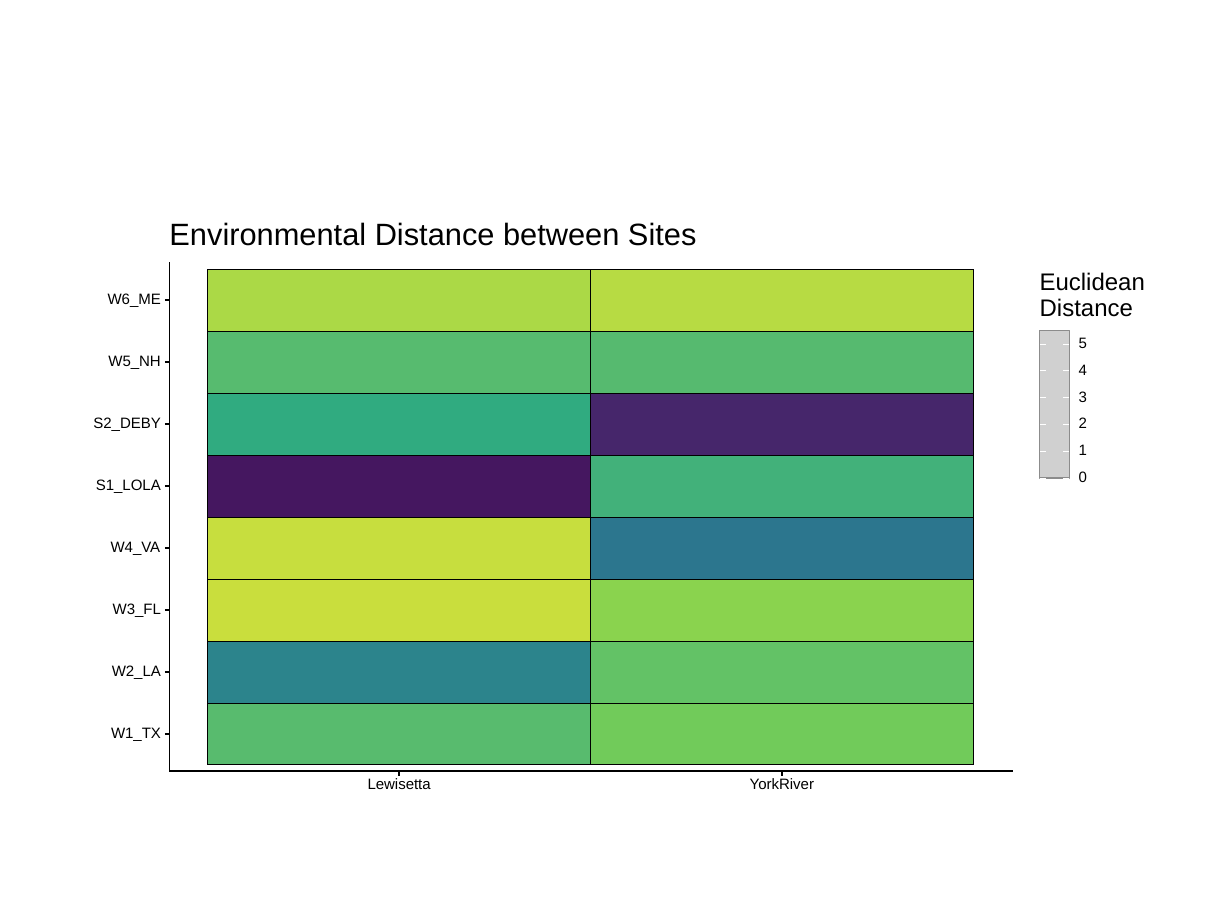
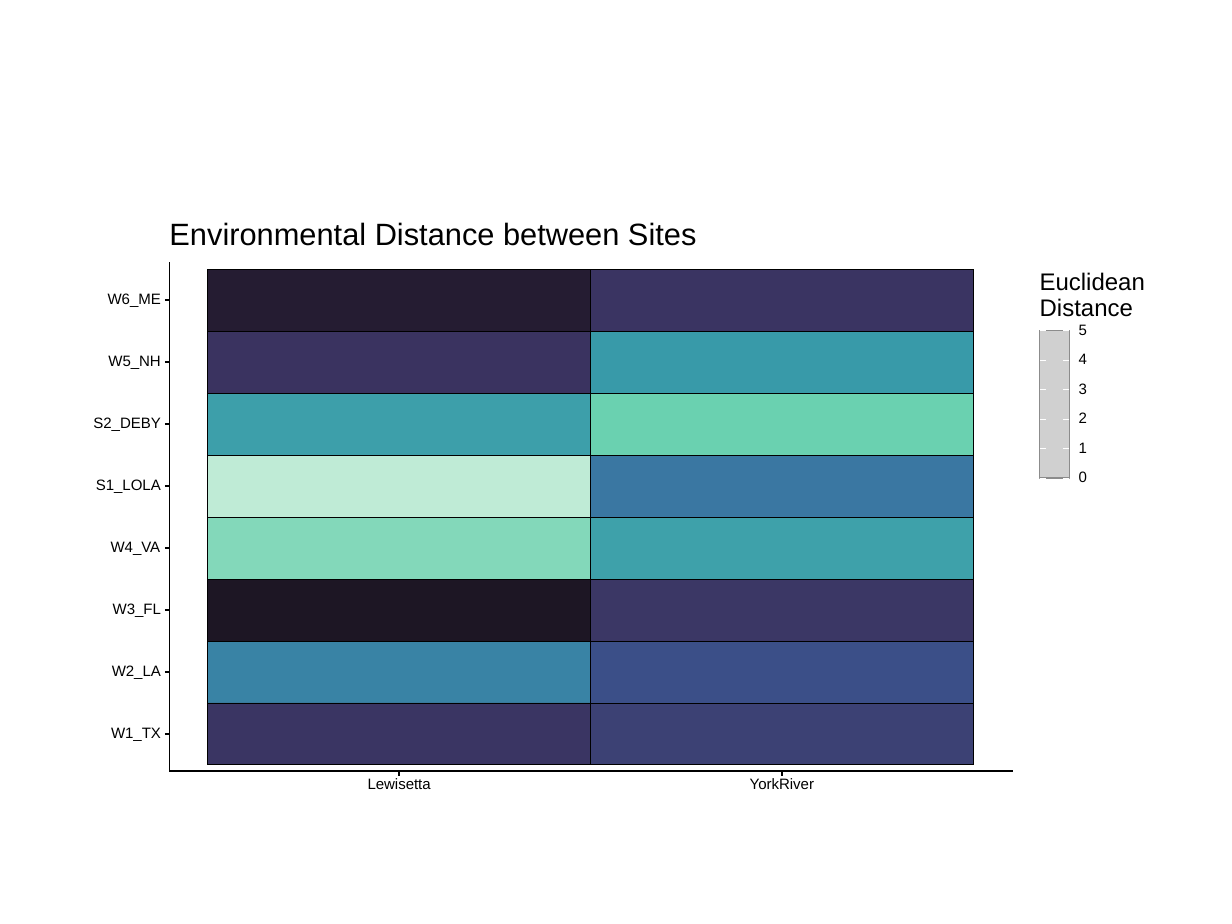
Before and after one commit to ModelValidationProgram/MVP_oyster_GO, a slide deck: slide 2 of results/figures/EnvDist_ExpSitesGardens_edited.pptx. Drawn at 1232x924 pixels with LibreOffice and Linux fonts; fonts in the diff are those of the drawing; grey boxes stand for pictures. Boxes give left, top, right and bottom in pixels: in the first picture for what was removed or moved away, otherwise in the second. Text is boxed around its words. In the diff, an @@ line names an element or a change of style, - is before the commit and + after.

```diff
--- a/results/figures/EnvDist_ExpSitesGardens_edited.pptx
+++ b/results/figures/EnvDist_ExpSitesGardens_edited.pptx
@@ rectangle removed at <box>62,216,1170,825</box> @@
@@ rectangle removed at <box>170,264,1013,771</box> @@
@@ rectangle at <box>208,270,591,331</box>: fill #ABD946 to #251C32 @@
@@ rectangle at <box>590,270,973,331</box>: fill #B7DB43 to #3A3462 @@
@@ rectangle at <box>208,331,591,393</box>: fill #57BB6F to #3A3360 @@
@@ rectangle at <box>590,331,973,393</box>: fill #56BA6F to #389AA9 @@
@@ 2 freeform shapes, 1 text: place and size @@
-2 freeform shapes, 1 text at <box>1040,337,1087,348</box>
+2 freeform shapes, 1 text at <box>1040,324,1087,335</box>
@@ 4 freeform shapes, 2 texts: place and size @@
-4 freeform shapes, 2 texts at <box>1040,364,1087,402</box>
+4 freeform shapes, 2 texts at <box>1040,353,1087,394</box>
@@ rectangle: place and size @@
-rectangle at <box>208,517,591,579</box>
+rectangle at <box>208,393,591,455</box>
@@ rectangle at <box>208,393,591,455</box>: fill #C7DE3E to #3D9FAA @@
@@ rectangle: place and size @@
-rectangle at <box>590,456,973,517</box>
+rectangle at <box>590,393,973,455</box>
@@ rectangle at <box>590,393,973,455</box>: fill #42B17A to #6AD1B0 @@
@@ 2 freeform shapes, 1 text: place and size @@
-2 freeform shapes, 1 text at <box>1040,417,1087,428</box>
+2 freeform shapes, 1 text at <box>1040,412,1087,423</box>
@@ freeform shape at <box>1040,448,1046,448</box>: outline redrawn @@
@@ freeform shape at <box>1063,448,1069,448</box>: outline redrawn @@
@@ rectangle: place and size @@
-rectangle at <box>208,641,591,702</box>
+rectangle at <box>208,456,591,517</box>
@@ rectangle at <box>208,456,591,517</box>: fill #2C848C to #BFEBD6 @@
@@ rectangle: place and size @@
-rectangle at <box>590,703,973,765</box>
+rectangle at <box>590,456,973,517</box>
@@ rectangle at <box>590,456,973,517</box>: fill #71CB5A to #3A77A2 @@
@@ rectangle: place and size @@
-rectangle at <box>208,579,591,641</box>
+rectangle at <box>208,517,591,579</box>
@@ rectangle at <box>208,517,591,579</box>: fill #C9DE3D to #83D8BA @@
@@ 3 rectangles: place and size @@
-3 rectangles at <box>590,393,973,641</box>
+3 rectangles at <box>590,517,973,765</box>
@@ rectangle at <box>590,517,973,579</box>: fill #46266B to #3EA1AA @@
@@ rectangle: place and size @@
-rectangle at <box>208,703,591,765</box>
+rectangle at <box>208,579,591,641</box>
@@ rectangle at <box>208,579,591,641</box>: fill #58BB6E to #1D1624 @@
@@ rectangle: place and size @@
-rectangle at <box>590,641,973,702</box>
+rectangle at <box>590,579,973,641</box>
@@ rectangle at <box>590,579,973,641</box>: fill #63C266 to #3B3765 @@
@@ rectangle: place and size @@
-rectangle at <box>208,456,591,517</box>
+rectangle at <box>208,641,591,702</box>
@@ rectangle at <box>208,641,591,702</box>: fill #451760 to #3983A5 @@
@@ rectangle at <box>590,641,973,702</box>: fill #2C768E to #3B4F88 @@
@@ rectangle: place and size @@
-rectangle at <box>208,393,591,455</box>
+rectangle at <box>208,703,591,765</box>
@@ rectangle at <box>208,703,591,765</box>: fill #30AB80 to #3A3563 @@
@@ rectangle at <box>590,703,973,765</box>: fill #8AD34E to #3C4174 @@
```
Also in this commit, not shown: 4 other slides changed, 4 other files.
